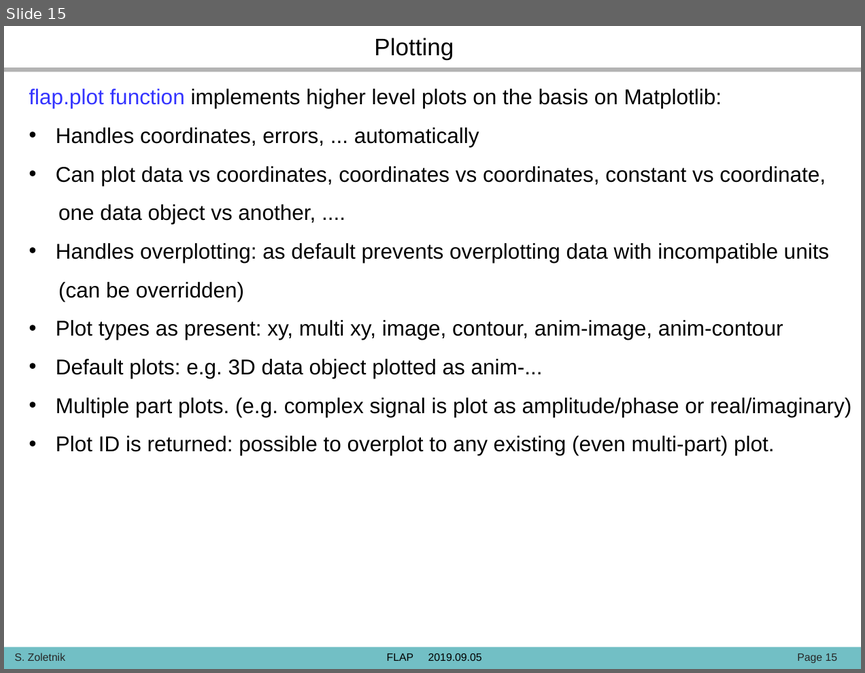
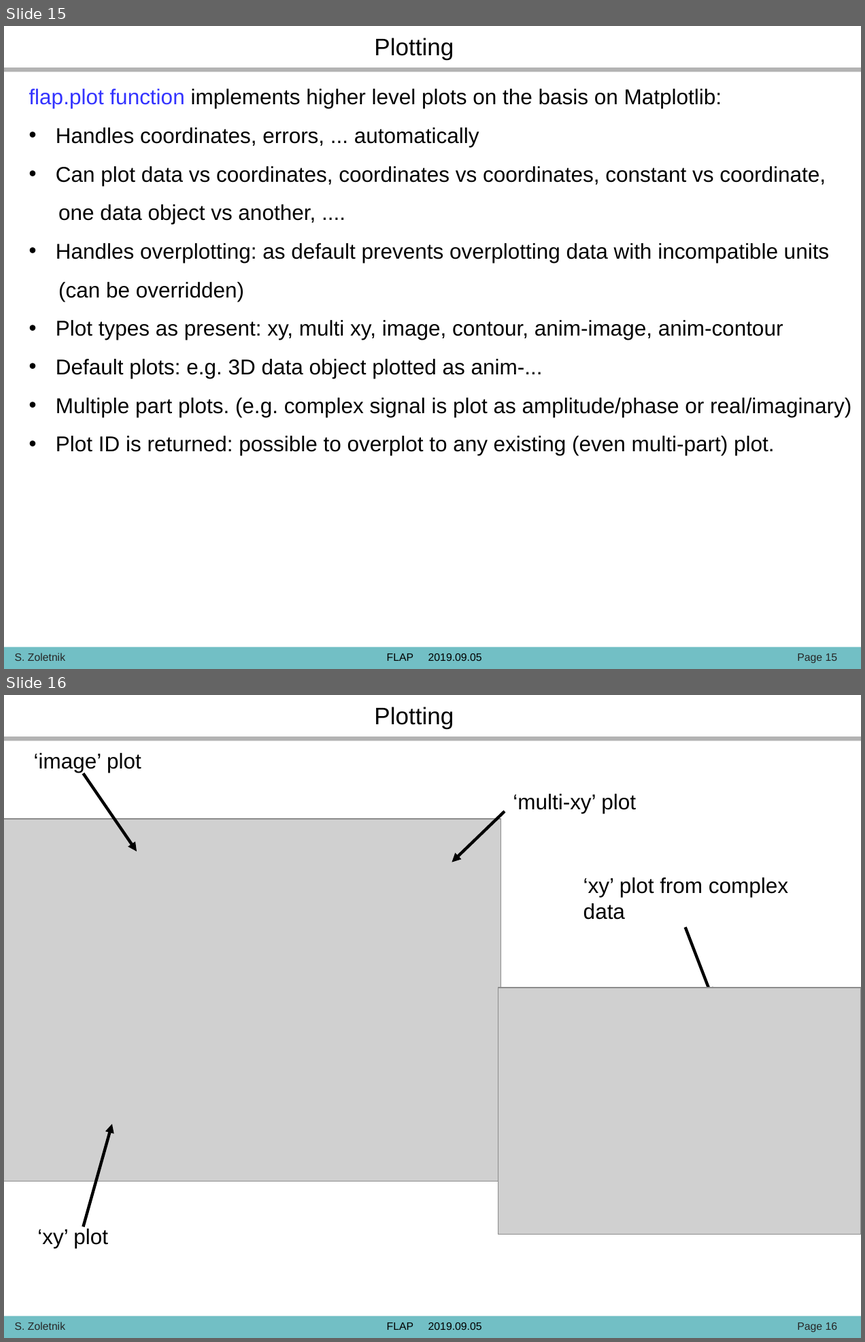
Before and after one commit to fusion-flap/flap, a slide deck: docs/FLAP_presentation_190905.pptx. Shown one above the other, each under a label of ours: slide 15 before the commit, slides 15 and 16 after it. The pictures are 865x673 and 865x1342 pixels, drawn with LibreOffice and Linux fonts; fonts in the diff are those of the drawing; grey boxes stand for pictures; background and template pictures are left out. Boxes give left, top, right and bottom in pixels: in the first picture for what was removed or moved away, otherwise in the second. Text is boxed around its words. In the diff, an @@ line names an element or a change of style, - is before the commit and + after.

```diff
--- a/docs/FLAP_presentation_190905.pptx
+++ b/docs/FLAP_presentation_190905.pptx
@@ slide 16 added at (x1=4, y1=695, x2=861, y2=1338), background #FFFFFF; not listed: 3 template elements that a slide beside it also shows @@
@@ text added at (x1=374, y1=707, x2=453, y2=729), 20 pt, text #000000 @@
+Plotting
@@ text added at (x1=34, y1=753, x2=141, y2=773), 18 pt, text #000000 @@
+‘image’ plot
@@ arrow added from (83, 773) to (137, 851), #000000 2.5 pt @@
@@ text added at (x1=513, y1=794, x2=636, y2=813), 18 pt, text #000000 @@
+‘multi-xy’ plot
@@ arrow added from (504, 811) to (452, 862), #000000 2.5 pt @@
@@ picture added at (x1=4, y1=818, x2=501, y2=1181) @@
@@ text added at (x1=583, y1=877, x2=788, y2=919), 18 pt, text #000000 @@
+‘xy’ plot from complex data
@@ arrow added from (685, 927) to (712, 997), #000000 2.5 pt @@
@@ picture added at (x1=498, y1=987, x2=861, y2=1234) @@
@@ arrow added from (83, 1226) to (112, 1123), #000000 2.5 pt @@
@@ text added at (x1=37, y1=1228, x2=108, y2=1248), 18 pt, text #000000 @@
+‘xy’ plot
```
Also in this commit, not shown: 7 slides changed, 2 other slides added, 2 other files.
